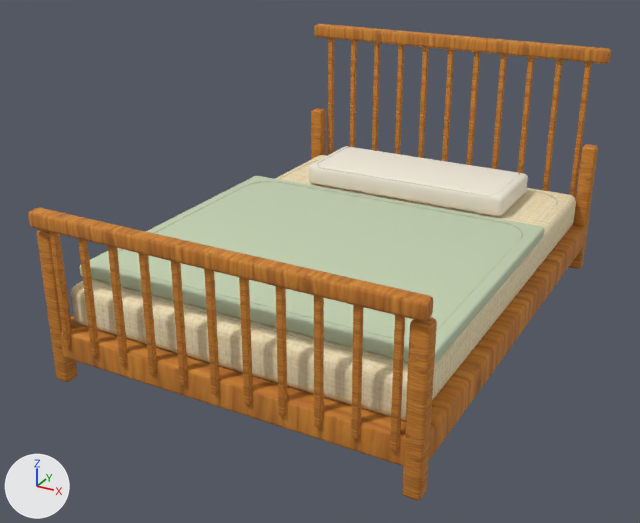
A saved change to the glTF model public/models/furniture/spindle-bed.glb.
One viewpoint serves both versions: a 50 mm camera at (1.54, -3.09, 1.77) aimed at (-0.08, -0.15, 0.3). The axes (+X, +Y, +Z) are drawn at lower left. The lights are the same throughout. The first picture is the older version.

The first picture shows 'spindle-bed'.
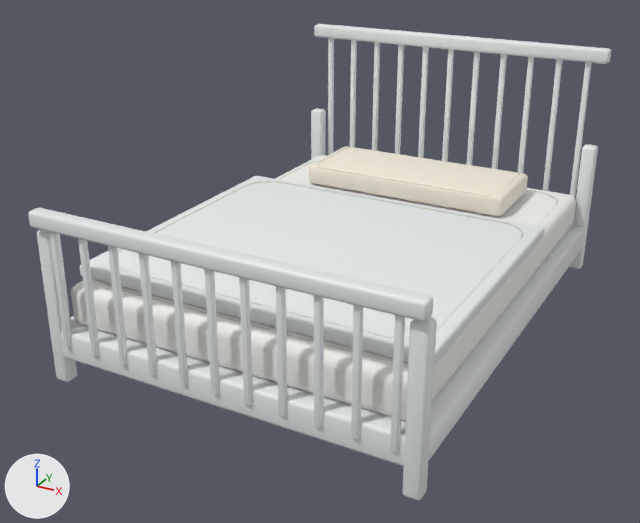
Pixel boxes [x1, y1, x2, y2] of what changed, in the pictures (640 x 523 px):
'spindle-bed', surface changed, recoloured (lighter): [28, 24, 611, 500] in both

The change, as a list of edits to the scene's bpy script:
```text
Change mat_wood_honey_textured:
    remove mat_wood_honey_textured.texture = img_handpainted_honey_oak
    add mat_wood_honey_textured.base_color = (0.81, 0.84, 0.84)  # white #e8ecec
    mat_wood_honey_textured.roughness: 0.82 -> 0.47
Change mat_linen_textured:
    remove mat_linen_textured.texture = img_handpainted_cream_linen
    add mat_linen_textured.base_color = (0.9, 0.9, 0.86)  # white #f3f3ef
    mat_linen_textured.roughness: 0.98 -> 0.94
Change mat_upholstery_textured:
    mat_upholstery_textured.base_color: (0.56, 0.65, 0.45) -> (0.81, 0.84, 0.84)  # pale green #c5d3b3 -> white #e8ecec
```
